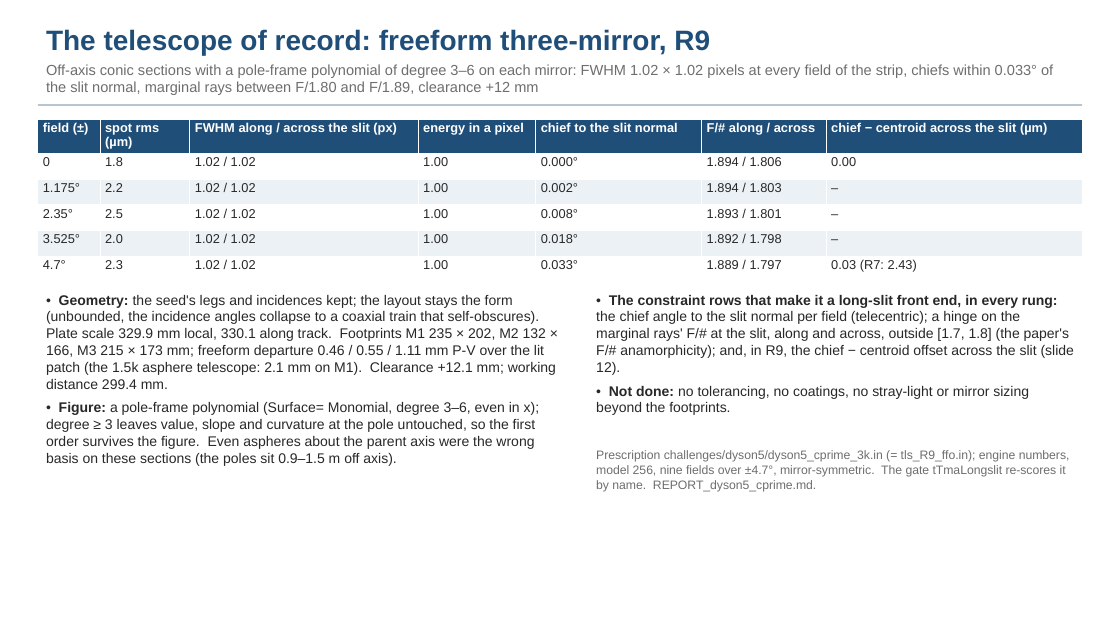
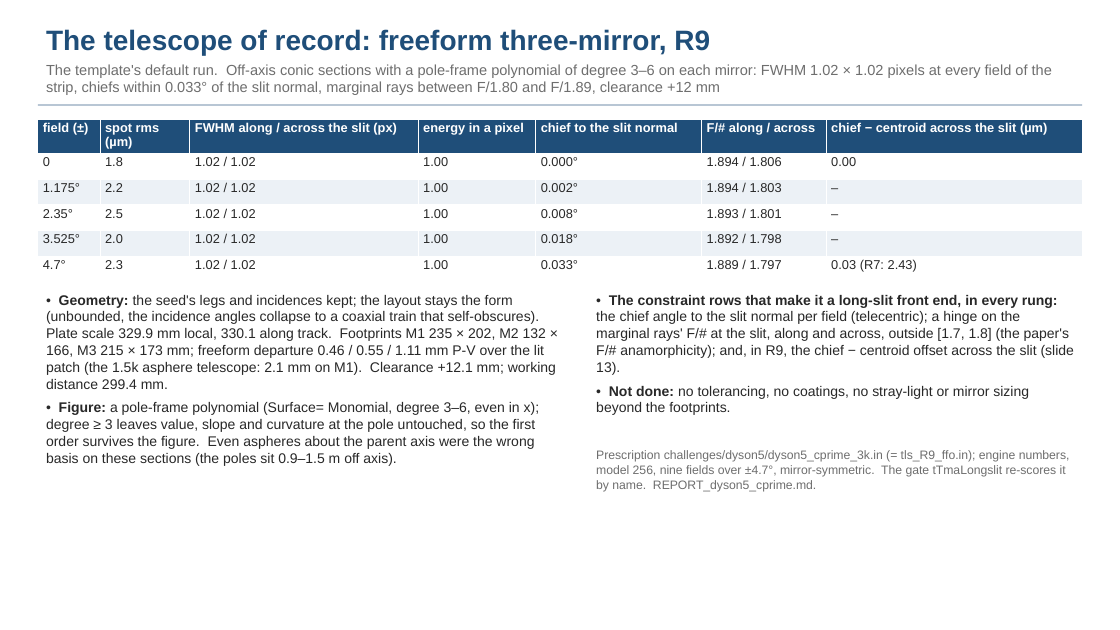
Before and after one commit to nasa-jpl/macos, a slide deck: slide 9 of demo_session/deck_dyson_3k.pptx (slide 8 before the commit). Drawn at 1120x630 pixels with LibreOffice and Linux fonts; fonts in the diff are those of the drawing. Boxes give left, top, right and bottom in pixels: in the first picture for what was removed or moved away, otherwise in the second. Text is boxed around its words. In the diff, an @@ line names an element or a change of style, - is before the commit and + after.

```diff
--- a/demo_session/deck_dyson_3k.pptx
+++ b/demo_session/deck_dyson_3k.pptx
@@ text at (x1=46, y1=64, x2=1052, y2=95): text changed @@
-Off-axis conic sections with a pole-frame polynomial of degree 3–6 on each mirror: FWHM 1.02 × 1.02 pixels at every field of the strip, chiefs within 0.033° of the slit normal, marginal rays between F/1.80 and F/1.89, clearance +12 mm
+The template's default run. Off-axis conic sections with a pole-frame polynomial of degree 3–6 on each mirror: FWHM 1.02 × 1.02 pixels at every field of the strip, chiefs within 0.033° of the slit normal, marginal rays between F/1.80 and F/1.89, clearance +12 mm
@@ text at (x1=596, y1=295, x2=1074, y2=375): text changed @@
-• The constraint rows that make it a long-slit front end, in every rung: the chief angle to the slit normal per field (telecentric); a hinge on the marginal rays' F/# at the slit, along and across, outside [1.7, 1.8] (the paper's F/# anamorphicity); and, in R9, the chief − centroid offset across the slit (slide 12).
+• The constraint rows that make it a long-slit front end, in every rung: the chief angle to the slit normal per field (telecentric); a hinge on the marginal rays' F/# at the slit, along and across, outside [1.7, 1.8] (the paper's F/# anamorphicity); and, in R9, the chief − centroid offset across the slit (slide 13).
```
Also in this commit, not shown: 12 other slides changed, 2 slides added, 2 other files.
